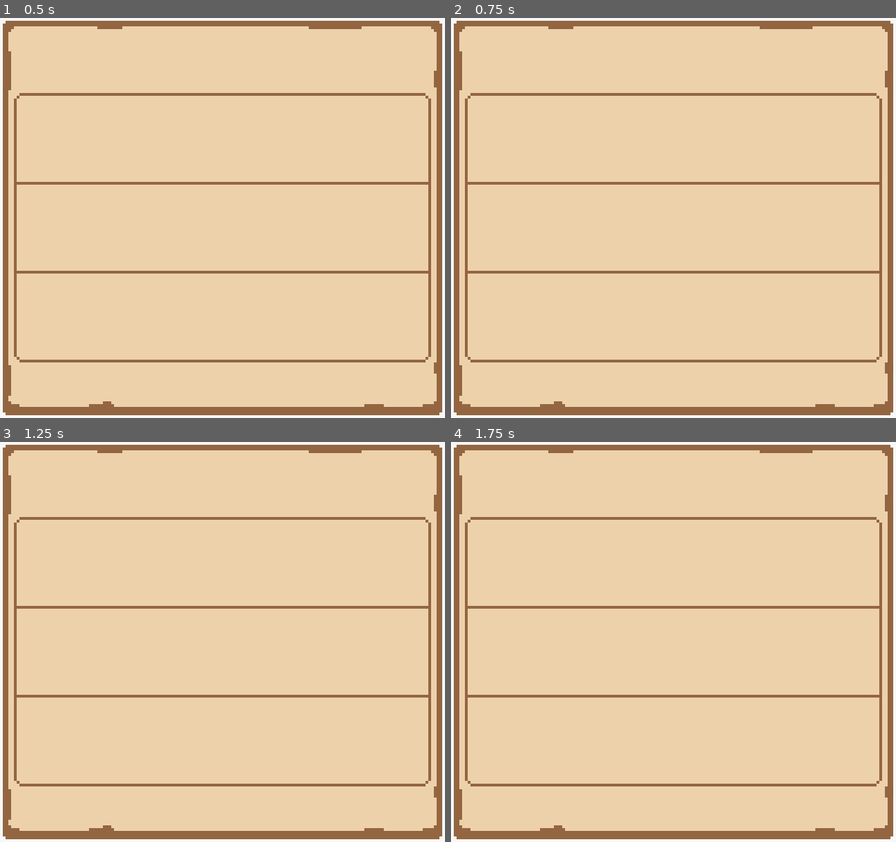
Above: before the commit, frames 1-4 (two rows, left to right).
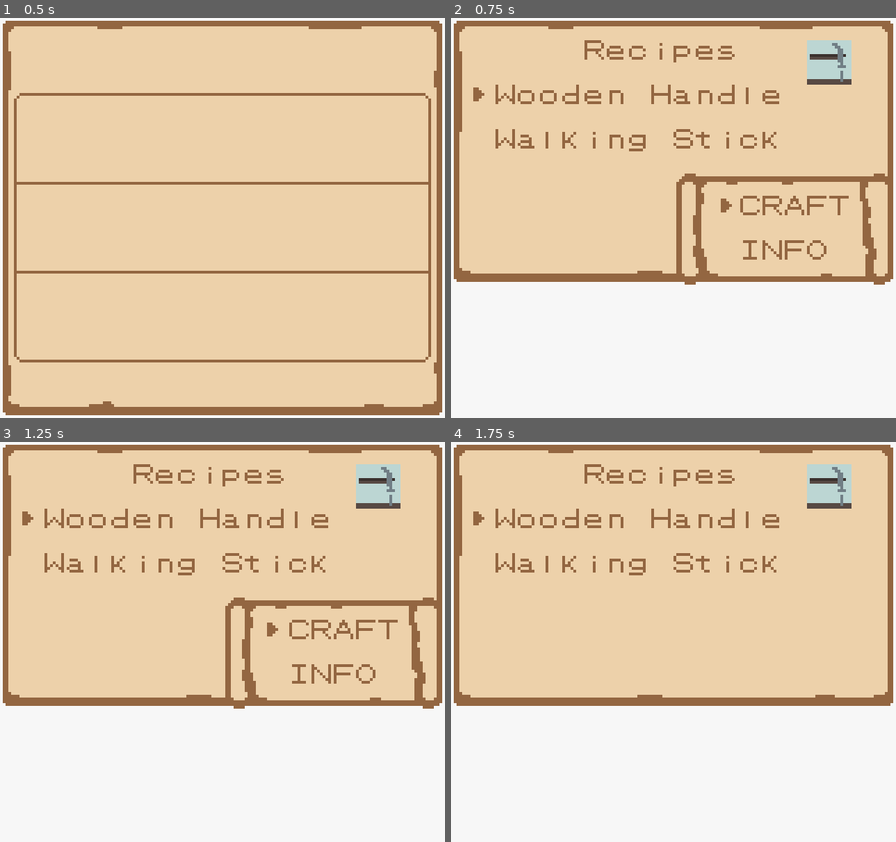
Above: after the commit, the same moments.

Repository: SummonerL/GuildBuilders
Game: Godot game, scene res://Entities/HUD/Unit Actions/Crafting_Screen.tscn
The game is run twice, just before and just after one commit, with the same random seed, the same clock (stepped at 60 frames per second) and the same inputs. This scene is started directly instead of the project's main scene. Sound files missing from this copy of the repository are replaced by a short silence.
Inputs:
- Up to frame 1 (0.5 s): no input
- Up to frame 2 (0.75 s): tap Enter (ui_accept) at 0.5 s; hold Right (ui_right) from 0.53 s (still down); hold Enter (ui_accept) from 0.53 s (still down)
- Up to frame 3 (1.25 s): keep holding Right (ui_right); keep holding Enter (ui_accept)
- Up to frame 4 (1.75 s): release Right (ui_right) at 1.28 s; release Enter (ui_accept) at 1.28 s; hold Down (ui_down) from 1.28 s (still down); tap Enter (ui_accept) at 1.35, 1.52 s

Frame 1 is identical in both runs. In frame 2, 42% of the frame differs, in the area x 0-100%, y 5-100%; in frame 3, 42%; in frame 4, 40%.
Error in both runs: Invalid get index '0' (on base: 'Array'). (res://Autoload/Actions.gd:23)

Commit message:
crafting screen WIP

Diff:
--- a/Autoload/Actions.gd
+++ b/Autoload/Actions.gd
@@ -72,6 +72,8 @@
 	VIEW_ITEM_INFO_AT_DEPOT, # for depot screen
 	EAT_FOOD_AT_DINING_HALL, # for dining screen
 	VIEW_ITEM_INFO_AT_DINING_HALL, # for dining screen
+	CRAFT_RECIPE_IN_CRAFTING_SCREEN, # for crafting screen
+	VIEW_ITEM_INFO_IN_CRAFTING_SCREEN, # for crafting screen
 	RETURN_TO_GUILD, # for bedtime
 	RETURN_TO_CAMP # for bedtime
 }
@@ -93,6 +95,8 @@
 	'MOVE',
 	'INFO',
 	'EAT',
+	'INFO',
+	'CRAFT',
 	'INFO',
 	'GUILD',
 	'CAMP'
@@ -133,6 +137,13 @@
 		COMPLETE_ACTION_LIST.VIEW_ITEM_INFO_AT_DINING_HALL:
 			# view the effect of the food at the dining hall
 			guild.show_item_info_at_dining_hall()
+		COMPLETE_ACTION_LIST.CRAFT_RECIPE_IN_CRAFTING_SCREEN:
+			# view recipe info in the crafting screen
+			#crafting_screen_node.show_recipe_crafting_screen()
+			pass
+		COMPLETE_ACTION_LIST.VIEW_ITEM_INFO_IN_CRAFTING_SCREEN:
+			# view info about the recipe in the crafting screen
+			crafting_screen_node.view_item_info()
 		COMPLETE_ACTION_LIST.FISH:
 			initiate_fish_action()
 		COMPLETE_ACTION_LIST.MINE:
--- a/Autoload/Items.gd
+++ b/Autoload/Items.gd
@@ -11,7 +11,9 @@
 	AXE,
 	SAW,
 	FISH,
-	WOOD
+	WOOD,
+	CRAFTING_PART,
+	UTILITY
 }
 
 # tools
@@ -30,7 +32,16 @@
 onready var item_handsaw = {
 	"name": "Handsaw",
 	"description": "A basic handsaw. Allows the unit to work with wood.",
-	"type": ITEM_TYPES.SAW
+	"type": ITEM_TYPES.SAW,
+	"xp": 3 # xp upon crafting
+}
+
+# useful objects
+onready var item_walking_stick = {
+	"name": "Walking Stick",
+	"description": "A sturdy walking stick made of hardwood. Increases a unit\'s movement by 1 when held.",
+	"type": ITEM_TYPES.UTILITY,
+	"xp": 5, # xp upon receiving
 }
 
 # fish
@@ -50,8 +61,26 @@
 	"xp": 2 # xp upon receiving
 }
 
+onready var item_hardwood = {
+	"name": "Hardwood",
+	"description": "A dark, heavy wood that takes some effort to cut through. Can be used to craft various items.",
+	"type": ITEM_TYPES.WOOD,
+	"xp": 3 # xp upon receiving
+}
+
+# misc crafting materials
+onready var item_wooden_handle = {
+	"name": "Wooden Handle",
+	"description": "A handle made of softwood. Can be used to craft various items.",
+	"type": ITEM_TYPES.CRAFTING_PART,
+	"xp": 2
+}
+
 # a helper function for adding items to a unit
 func add_item_to_unit(unit, item):
+
+	# determine if the unit's stats should be modified based on the item
+
 	unit.current_items.append(item)
 
 # a helper function for removing items from a unit
--- a/Autoload/Signal_Manager.gd
+++ b/Autoload/Signal_Manager.gd
@@ -17,3 +17,6 @@
 signal finished_viewing_item_info_dining
 signal already_have_effect_dialogue_dining
 signal food_ate_dialogue_dining
+
+# generic signal for finished viewing text (use with yield)
+signal finished_viewing_text_generic
--- /dev/null
+++ b/Autoload/Skill_Info.gd
@@ -0,0 +1,49 @@
+extends Node
+
+# variables functions for keeping track of skill information,
+# such as level requirements, recipes, etc.
+
+# bring in our constants
+onready var constants = get_node("/root/Game_Constants")
+
+# bring in our items
+onready var global_item_list = get_node("/root/Items")
+
+enum UNLOCK_TYPES {
+	RECIPE,
+	ABILITY,
+	RESOURCE
+}
+
+# global list of skill unlocks
+onready var SKILL_UNLOCKS = {
+	# woodworking
+	constants.WOODWORKING: {
+		1: [
+			{
+				'type': UNLOCK_TYPES.RECIPE,
+				'item': global_item_list.item_wooden_handle,
+				'no_tool_required': true,
+				'resources_required': [
+					{
+						'item': global_item_list.item_softwood,
+						'quantity': 1
+					}
+				]
+			}
+		],
+		5: [
+			{
+				'type': UNLOCK_TYPES.RECIPE,
+				'item': global_item_list.item_walking_stick,
+				'resources_required': [
+					{
+						'item': global_item_list.item_hardwood,
+						'quantity': 2
+					}
+				]
+			}
+		]
+	}
+
+}
--- a/Entities/HUD/Unit Actions/Crafting_Screen.gd
+++ b/Entities/HUD/Unit Actions/Crafting_Screen.gd
@@ -10,6 +10,9 @@
 
 # bring in our global action list
 onready var global_action_list = get_node("/root/Actions")
+
+# bring in our skill information
+onready var skill_info = get_node("/root/Skill_Info")
 
 # bring in our guild variables/functions
 onready var guild = get_node("/root/Guild")
@@ -27,6 +30,9 @@
 # our skill selection background sprite
 onready var skill_selection_background_sprite = get_node("Skill_Selection_Screen")
 
+# our recipe selection background sprite
+onready var recipe_selection_background_sprite = get_node("Recipe_Selection_Screen")
+
 # our skill icon sprites
 onready var woodworking_skill_icon_sprite = get_node("Woodworking_Skill_Icon")
 
@@ -35,6 +41,9 @@
 
 # keep track of the active unit
 var active_unit
+
+# keep track of the active skill that the unit is performing
+var active_skill
 
 # keep track of the currently selected skill in the the user can choose for crafting
 onready var all_skills = [
@@ -45,15 +54,30 @@
 var skill_start_index_tracker = 0
 var skill_end_index_tracker = 0
 
+# keep track of the currently selected recipe the user can choose from (associated with a skill)
+var all_recipes = []
+var current_recipe_set = []
+var current_recipe = 0
+var recipe_start_index_tracker = 0
+var recipe_end_index_tracker
+
 # text for the crafting screen
 const CRAFT_TEXT = 'Craft'
 const WOODWORKING_TEXT = "Woodworking"
 
+const RECIPES_TEXT = ' Recipes'
+const NO_RECIPES_TEXT = 'No recipes...'
+
 enum SCREENS {
 	SKILL_SELECTION,
-	ITEM_SELECTION,
+	RECIPE_SELECTION,
 	CONFIRMATION
 }
+
+onready var recipe_actions = [
+	global_action_list.COMPLETE_ACTION_LIST.CRAFT_RECIPE_IN_CRAFTING_SCREEN,
+	global_action_list.COMPLETE_ACTION_LIST.VIEW_ITEM_INFO_IN_CRAFTING_SCREEN
+]
 
 # keep track of the screen we are actively looking at
 var active_screen = SCREENS.SKILL_SELECTION
@@ -138,7 +162,7 @@
 
 func move_skills(direction):
 	var start_x = 2
-	var start_y = 3
+	var start_y = 5
 
 	if (direction < 0):
 		# move up
@@ -146,26 +170,69 @@
 			current_skill += direction
 			selector_arrow.visible = true
 			selector_arrow.position = Vector2((start_x - 1) * constants.DIA_TILE_WIDTH,
-				(start_y + ((current_skill - skill_start_index_tracker) * 2)) * constants.DIA_TILE_HEIGHT)
+				(start_y + ((current_skill - skill_start_index_tracker) * 4)) * constants.DIA_TILE_HEIGHT)
 			player.hud.full_text_destruction()
 		else:
 			if (letters_symbols_node.arrow_up_sprite.visible): # if we are allowed to move up
 				current_skill += direction
-				skill_start_index_tracker -= 4
-				skill_end_index_tracker = skill_start_index_tracker + 3
+				skill_start_index_tracker -= 3
+				skill_end_index_tracker = skill_start_index_tracker + 2
 				populate_skill_selection_screen(skill_start_index_tracker)
 	else:
 		if (current_skill < skill_end_index_tracker):
 			current_skill += direction
 			selector_arrow.visible = true
 			selector_arrow.position = Vector2((start_x - 1) * constants.DIA_TILE_WIDTH,
-				(start_y + ((current_skill - skill_start_index_tracker) * 2)) * constants.DIA_TILE_HEIGHT)
+				(start_y + ((current_skill - skill_start_index_tracker) * 4)) * constants.DIA_TILE_HEIGHT)
 			player.hud.full_text_destruction()
 		else:
 			if (letters_symbols_node.arrow_down_sprite.visible): # if we are allowed to move down
 				current_skill += direction
 				populate_skill_selection_screen(skill_end_index_tracker + direction)
 
+func move_recipes(direction):
+	var start_x = 2
+	var start_y = 3
+
+	if (direction < 0):
+		# move up
+		if (current_recipe > recipe_start_index_tracker):
+			current_recipe += direction
+			selector_arrow.visible = true
+			selector_arrow.position = Vector2((start_x - 1) * constants.DIA_TILE_WIDTH,
+				(start_y + ((current_recipe - recipe_start_index_tracker) * 2)) * constants.DIA_TILE_HEIGHT)
+			player.hud.full_text_destruction()
+		else:
+			if (letters_symbols_node.arrow_up_sprite.visible): # if we are allowed to move up
+				current_recipe += direction
+				recipe_start_index_tracker -= 4
+				recipe_end_index_tracker = recipe_start_index_tracker + 3
+				populate_recipe_selection_screen(recipe_start_index_tracker)
+	else:
+		if (current_recipe < recipe_end_index_tracker):
+			current_recipe += direction
+			selector_arrow.visible = true
+			selector_arrow.position = Vector2((start_x - 1) * constants.DIA_TILE_WIDTH,
+				(start_y + ((current_recipe - recipe_start_index_tracker) * 2)) * constants.DIA_TILE_HEIGHT)
+			player.hud.full_text_destruction()
+		else:
+			if (letters_symbols_node.arrow_down_sprite.visible): # if we are allowed to move down
+				current_recipe += direction
+				populate_recipe_selection_screen(recipe_end_index_tracker + direction)
+
+# function for showing info about the item this recipe produces
+func view_item_info():
+	var item = all_recipes[current_recipe].item
+
+	# type the item info
+	player.hud.dialogueState = player.hud.STATES.INACTIVE
+	player.hud.typeTextWithBuffer(item.description, false, 'finished_viewing_text_generic')
+
+	yield(signals, "finished_viewing_text_generic")
+
+	# unpause the node
+	set_process_input(true)
+
 func close_crafting_screen():
 	# change the player state
 	player.player_state = player.PLAYER_STATE.SELECTING_TILE
@@ -175,6 +242,95 @@
 
 	# kill ourself :(
 	get_parent().remove_child(self)
+
+func make_background_sprites_invisible():
+	skill_selection_background_sprite.visible = false
+	recipe_selection_background_sprite.visible = false
+
+	woodworking_skill_icon_sprite.visible = false
+
+	selector_arrow.visible = false
+
+func determine_recipes():
+	all_recipes = []
+
+	var recipes = skill_info.SKILL_UNLOCKS[active_skill]
+
+	for level_recipes in recipes.values():
+		for recipe in level_recipes:
+			if (recipe.type == skill_info.UNLOCK_TYPES.RECIPE):
+				all_recipes.append(recipe)
+
+
+
+func populate_recipe_selection_screen(recipe_start_index = 0):
+	# make the recipe background sprite visible
+	recipe_selection_background_sprite.visible = true
+
+	# determine the list of recipes associated with the skill
+	determine_recipes()
+
+	recipe_start_index_tracker = recipe_start_index
+
+	# make the recipe selection background sprite visible
+	recipe_selection_background_sprite.visible = true
+
+	recipe_end_index_tracker = recipe_start_index_tracker + 3 # show 4 recipes at a time
+	if (recipe_end_index_tracker > all_recipes.size() - 1): # account for index
+		recipe_end_index_tracker = all_recipes.size() - 1
+
+	# show the corresponding skill icon
+	match (active_skill):
+		constants.WOODWORKING:
+			woodworking_skill_icon_sprite.visible = true
+			woodworking_skill_icon_sprite.position = Vector2((constants.DIA_TILES_PER_COL - 2) * constants.DIA_TILE_WIDTH, 1 * constants.DIA_TILE_HEIGHT)
+
+	# recipe text
+	letters_symbols_node.print_immediately(RECIPES_TEXT, Vector2((constants.DIA_TILES_PER_ROW - len(RECIPES_TEXT)) / 2 - 1, 1))
+
+	current_recipe_set = all_recipes.slice(recipe_start_index_tracker, recipe_end_index_tracker, 1) # only show 4 recipes at a time
+
+	var start_x = 2
+	var start_y = 3
+
+	# make the selector arrow visible
+	if (all_recipes.size() > 0):
+		selector_arrow.visible = true
+		selector_arrow.position = Vector2((start_x - 1) * constants.DIA_TILE_WIDTH, (start_y + ((current_recipe - recipe_start_index_tracker) * 2)) * constants.DIA_TILE_HEIGHT)
+	else:
+		player.hud.dialogueState = player.hud.STATES.INACTIVE
+		player.hud.typeText(NO_RECIPES_TEXT, true)
+
+	# print the down / up arrow, depending on where we are in the list of recipes
+	if (current_recipe_set.size() >= 4 && (recipe_start_index_tracker + 3) < all_recipes.size() - 1): # account for index
+		letters_symbols_node.print_special_immediately(constants.SPECIAL_SYMBOLS.DOWN_ARROW,
+			Vector2(((constants.DIA_TILES_PER_ROW - 1) / 2) * constants.DIA_TILE_WIDTH, 10 * constants.DIA_TILE_HEIGHT))
+
+	if (recipe_start_index_tracker > 0):
+		letters_symbols_node.print_special_immediately(constants.SPECIAL_SYMBOLS.UP_ARROW,
+			Vector2(((constants.DIA_TILES_PER_ROW - 1) / 2) * constants.DIA_TILE_WIDTH, 2 * constants.DIA_TILE_HEIGHT))
+
+	for recipe in current_recipe_set:
+		letters_symbols_node.print_immediately(recipe.item.name, Vector2(start_x, start_y))
+		start_y += 2
+
+func change_screens(screen):
+	active_screen = screen
+
+	# clear any letters / symbols
+	letters_symbols_node.clearText()
+	letters_symbols_node.clear_specials()
+
+	# make all background sprites invisible
+	make_background_sprites_invisible()
+
+	# behave differently based on the screen we are switching to
+	match(active_screen):
+		SCREENS.RECIPE_SELECTION:
+			populate_recipe_selection_screen()
+		SCREENS.SKILL_SELECTION:
+			populate_skill_selection_screen()
+
 
 func _ready():
 	crafting_screen_init()
@@ -187,11 +343,39 @@
 				close_crafting_screen()
 				# make sure we close the dialogue box as well, if it's present
 				player.hud.full_text_destruction()
+			SCREENS.RECIPE_SELECTION:
+				# make sure we close the dialogue box, if it's present
+				player.hud.full_text_destruction()
+				change_screens(SCREENS.SKILL_SELECTION)
+
 	if (event.is_action_pressed("ui_down")):
 		match(active_screen):
 			SCREENS.SKILL_SELECTION:
 				move_skills(1)
+			SCREENS.RECIPE_SELECTION:
+				move_recipes(1)
 	if (event.is_action_pressed("ui_up")):
 		match(active_screen):
 			SCREENS.SKILL_SELECTION:
 				move_skills(-1)
+			SCREENS.RECIPE_SELECTION:
+				move_recipes(-1)
+	if (event.is_action_pressed("ui_accept")):
+		# behave differently based on the active screen
+		match (active_screen):
+			SCREENS.SKILL_SELECTION:
+				# set the active skill
+				active_skill = all_skills[current_skill]
+
+				# move to the recipe list screen
+				change_screens(SCREENS.RECIPE_SELECTION)
+			SCREENS.RECIPE_SELECTION:
+				# populate a select list to 'CRAFT' or view item 'INFO'
+				if all_recipes.size() > 0:
+					var hud_selection_list_node = hud_selection_list_scn.instance()
+					add_child(hud_selection_list_node)
+					hud_selection_list_node.layer = self.layer + 1
+					hud_selection_list_node.populate_selection_list(recipe_actions, self, true, false, true) # can cancel, position to the right
+
+					# temporarily stop processing input on this node (pause this node)
+					set_process_input(false)
--- a/Entities/HUD/Unit Actions/Crafting_Screen.tscn
+++ b/Entities/HUD/Unit Actions/Crafting_Screen.tscn
@@ -1,8 +1,9 @@
-[gd_scene load_steps=4 format=2]
+[gd_scene load_steps=5 format=2]
 
 [ext_resource path="res://Entities/HUD/Unit Actions/Crafting_Screen.gd" type="Script" id=1]
 [ext_resource path="res://Sprites/hud/unit_info_backdrop_full.png" type="Texture" id=2]
 [ext_resource path="res://Sprites/Skills/woodworking_skill_icon.png" type="Texture" id=3]
+[ext_resource path="res://Sprites/hud/item_info_backdrop_full.png" type="Texture" id=4]
 
 [node name="Crafting_Screen" type="CanvasLayer"]
 layer = 2
@@ -12,6 +13,11 @@
 texture = ExtResource( 2 )
 centered = false
 
+[node name="Recipe_Selection_Screen" type="Sprite" parent="."]
+visible = false
+texture = ExtResource( 4 )
+centered = false
+
 [node name="Woodworking_Skill_Icon" type="Sprite" parent="."]
 visible = false
 texture = ExtResource( 3 )
--- a/Entities/HUD/Unit_Info_Full.gd
+++ b/Entities/HUD/Unit_Info_Full.gd
@@ -465,7 +465,7 @@
 			if (letters_symbols_node.arrow_up_sprite.visible): # if we are allowed to move up
 				current_skill += direction
 				skill_start_index_tracker -= 3
-				skill_end_index_tracker = skill_start_index_tracker + 3
+				skill_end_index_tracker = skill_start_index_tracker + 2
 				change_screen(skill_start_index_tracker)
 	else:
 		if (current_skill < skill_end_index_tracker):
--- a/project.godot
+++ b/project.godot
@@ -35,6 +35,7 @@
 Signal_Manager="*res://Autoload/Signal_Manager.gd"
 Guild="*res://Autoload/Guild.gd"
 Helpers="*res://Autoload/Helpers.gd"
+Skill_Info="*res://Autoload/Skill_Info.gd"
 
 [debug]
 
